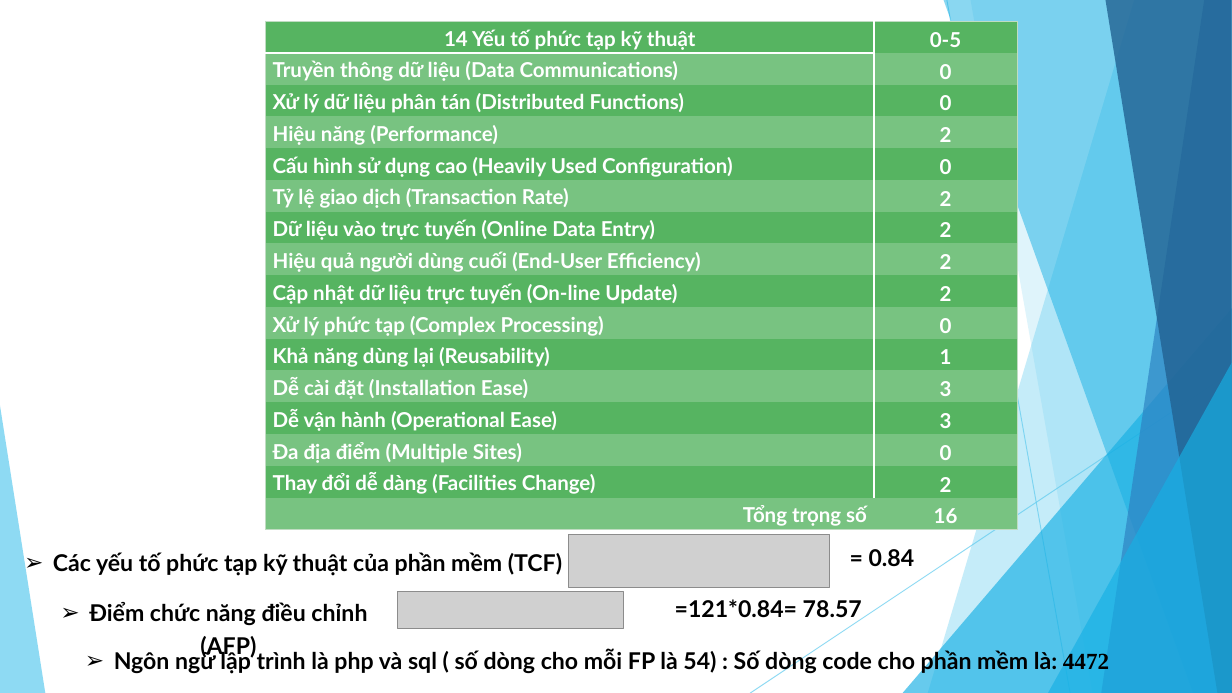
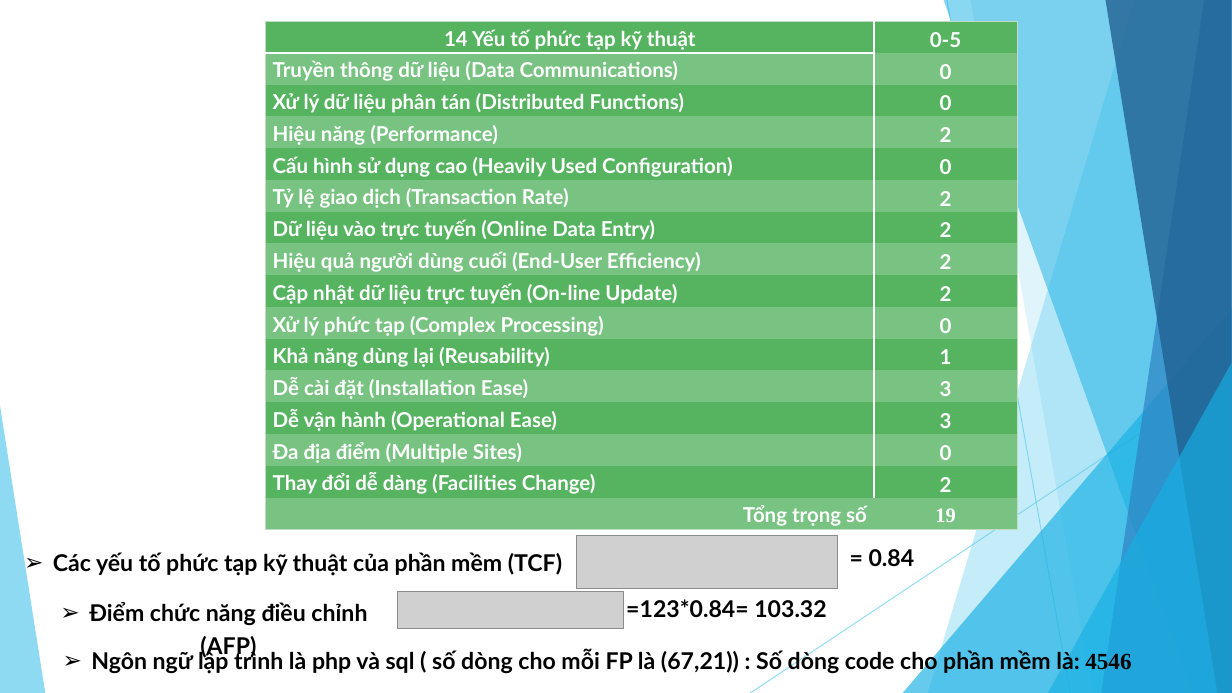
Before and after one commit to Project-Manager-Subject/ecom-shop, a slide deck: slide 10 of blog/docs/webiste_maytinh.pptx. Drawn at 1232x693 pixels with LibreOffice and Linux fonts; fonts in the diff are those of the drawing; grey boxes stand for pictures. Boxes give left, top, right and bottom in pixels: in the first picture for what was removed or moved away, otherwise in the second. Text is boxed around its words. In the diff, an @@ line names an element or a change of style, - is before the commit and + after.

```diff
--- a/blog/docs/webiste_maytinh.pptx
+++ b/blog/docs/webiste_maytinh.pptx
@@ table at [266, 21, 1018, 530] @@
-row 16, column 2: 16
+row 16, column 2: 19
@@ picture: place and size @@
-picture at [569, 534, 831, 587]
+picture at [577, 535, 838, 588]
@@ text at [626, 599, 826, 618]: text changed @@
-=121*0.84= 78.57
+=123*0.84= 103.32
@@ text at [91, 649, 1131, 675]: text changed @@
-  ➢ Ngôn ngữ lập trình là php và sql ( số dòng cho mỗi FP là 54) : Số dòng code cho phần mềm là: 4472
+  ➢ Ngôn ngữ lập trình là php và sql ( số dòng cho mỗi FP là (67,21)) : Số dòng code cho phần mềm là: 4546
```
Also in this commit, not shown: 17 other slides changed, 10 slides added, 10 slides removed, 1 other file.
